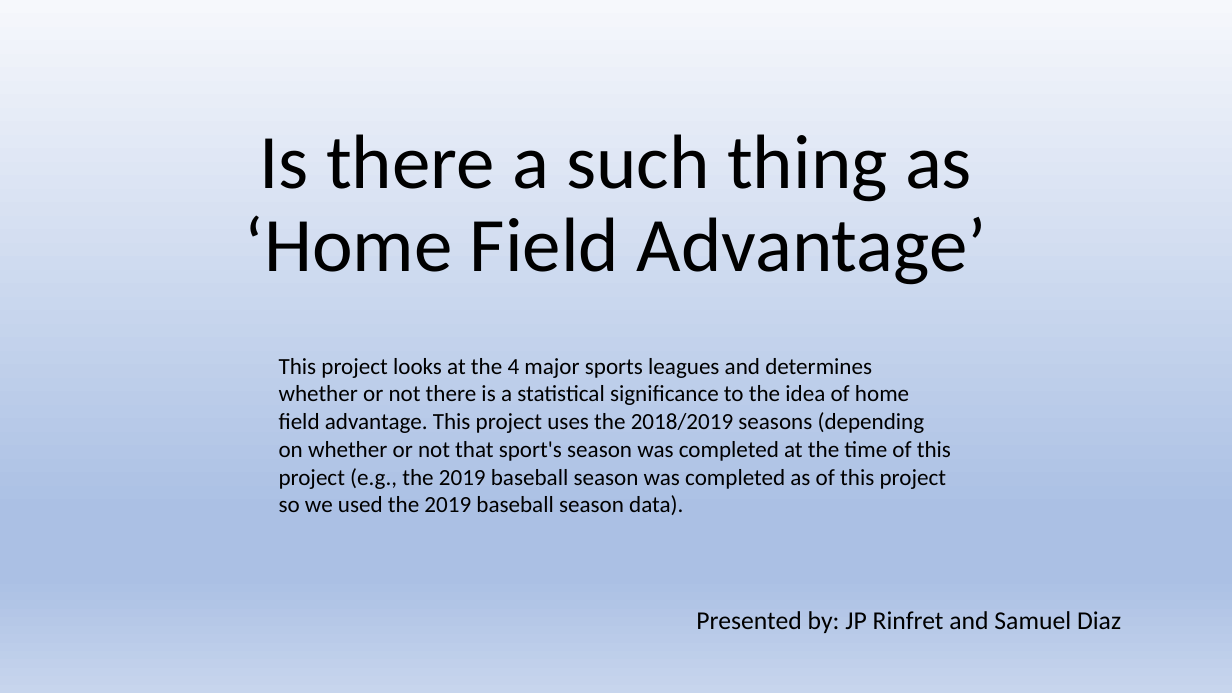
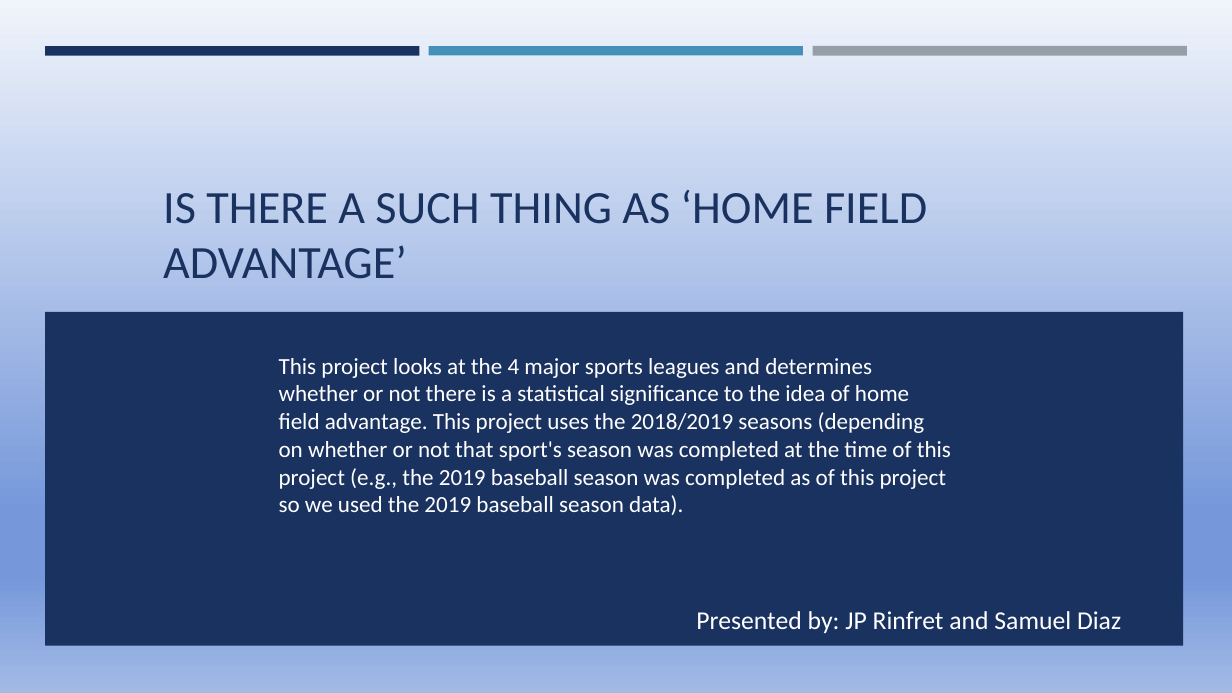
Before and after one commit to jprinfret/home_field_advantage, a slide deck: slide 1 of Presentation1.pptx. Drawn at 1232x693 pixels with LibreOffice and Linux fonts; fonts in the diff are those of the drawing. Boxes give left, top, right and bottom in pixels: in the first picture for what was removed or moved away, otherwise in the second. Text is boxed around its words. In the diff, an @@ line names an element or a change of style, - is before the commit and + after.

```diff
--- a/Presentation1.pptx
+++ b/Presentation1.pptx
@@ background gradient #F6F8FC to #ABC0E4 to #C7D5ED to gradient #F0F4FB to #7698DA to #A3BAE6 @@
@@ rectangle added at <box>45,46,420,55</box>, fill #1A3260 @@
@@ rectangle added at <box>429,46,803,55</box>, fill #4590B8 @@
@@ rectangle added at <box>812,46,1187,56</box>, fill #969FA7 @@
@@ title at <box>163,190,927,279</box>: text changed; size 60 to 36 pt; text colour #000000 to #1A3260 @@
-Is there a such thing as ‘Home Field Advantage’
+IS THERE A SUCH THING AS ‘HOME FIELD ADVANTAGE’
@@ rectangle added at <box>45,311,1184,645</box>, fill #1A3260 @@
@@ text "This project looks at the ..." at <box>279,358,951,515</box>: text colour #000000 to #FFFFFF @@
@@ text "Presented by: JP Rinfret and ..." at <box>696,611,1121,633</box>: text colour #000000 to #FFFFFF @@
```
Also in this commit, not shown: 4 other slides changed.
